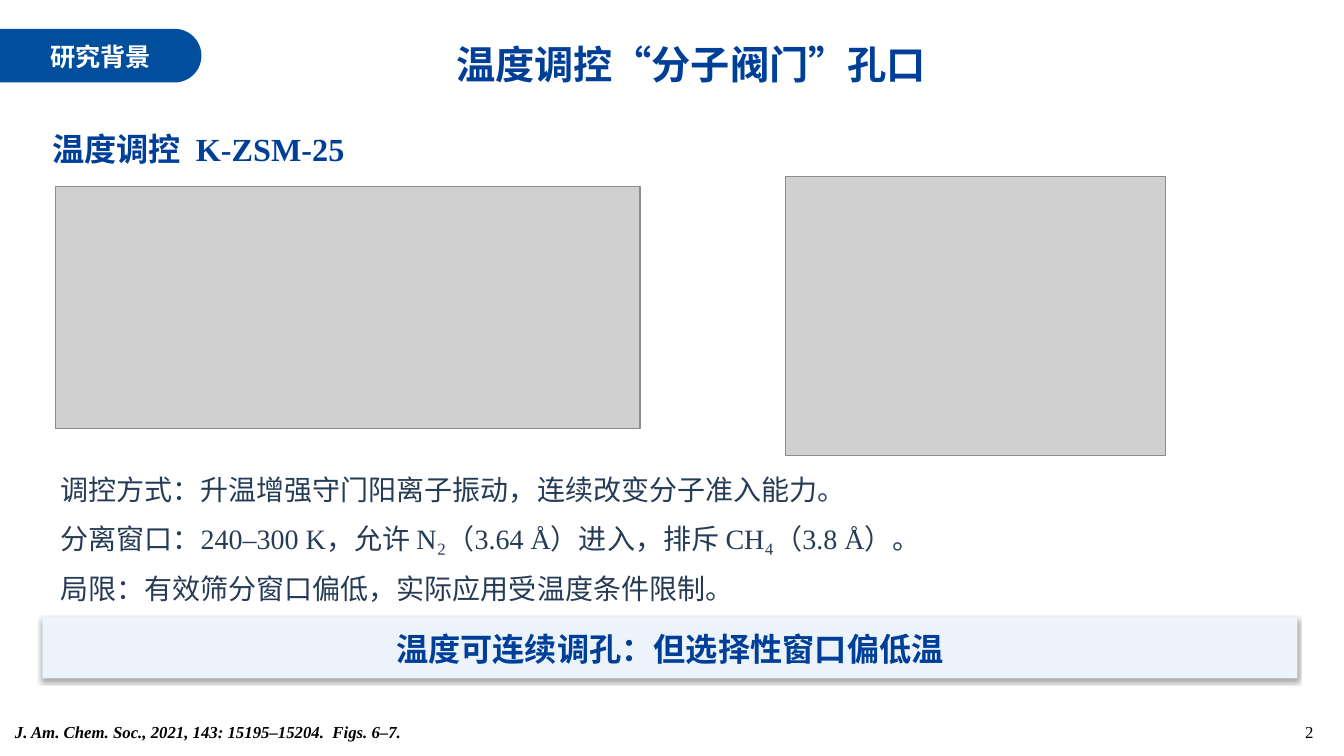
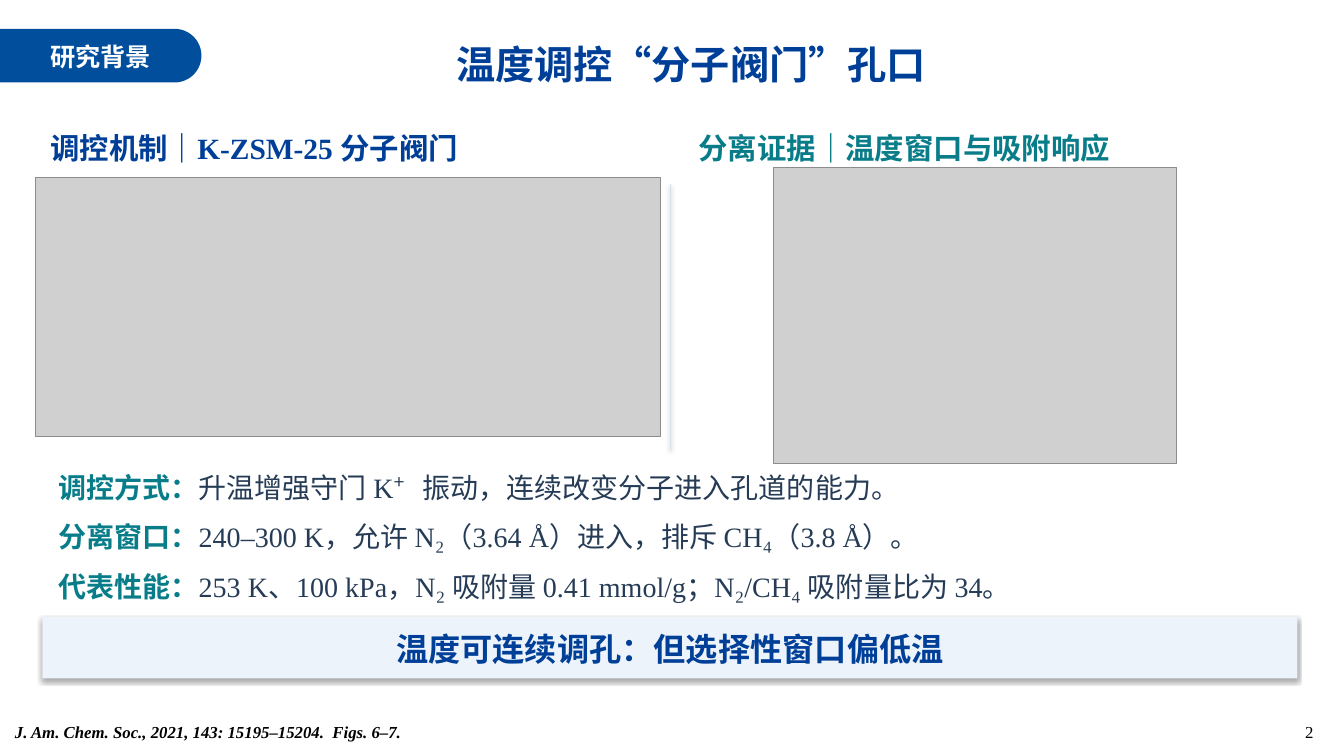
Before and after one commit to azjie129/code, a slide deck: slide 2 of presentations/Zeolite_pore_size_regulation_5slides_blue_template.pptx. Drawn at 1344x756 pixels with LibreOffice and Linux fonts; fonts in the diff are those of the drawing; grey boxes stand for pictures; background and template pictures are left out. Boxes give left, top, right and bottom in pixels: in the first picture for what was removed or moved away, otherwise in the second. Text is boxed around its words. In the diff, an @@ line names an element or a change of style, - is before the commit and + after.

Commit message:
Refine first four slides with larger figures, evidence labels and concise performance results

```diff
--- a/presentations/Zeolite_pore_size_regulation_5slides_blue_template.pptx
+++ b/presentations/Zeolite_pore_size_regulation_5slides_blue_template.pptx
@@ text at [50, 133, 458, 163]: text changed; size 23 to 21 pt @@
-温度调控 K-ZSM-25
+调控机制｜K-ZSM-25 分子阀门
@@ text added at [698, 133, 1110, 163], 21 pt, text #087D89, bold @@
+分离证据｜温度窗口与吸附响应
@@ picture: place and size @@
-picture at [55, 187, 640, 429]
+picture at [35, 178, 660, 438]
@@ picture: place and size @@
-picture at [785, 176, 1166, 456]
+picture at [774, 167, 1177, 464]
@@ line added from (670, 185) to (670, 450), #D7E2ED 0.65 pt @@
@@ text at [58, 474, 899, 501]: text changed @@
-调控方式：升温增强守门阳离子振动，连续改变分子准入能力。
+调控方式：升温增强守门 K⁺ 振动，连续改变分子进入孔道的能力。
@@ text "分离窗口：240–300 K，允许 N₂（3.64 Å）进入，排斥 CH₄（3.8 ..." at [58, 523, 919, 553]: text colour #263C56 to #087D89, bold on in "分离窗口：240–300"; indent changed @@
@@ text at [58, 573, 1011, 602]: text changed @@
-局限：有效筛分窗口偏低，实际应用受温度条件限制。
+代表性能：253 K、100 kPa，N₂ 吸附量 0.41 mmol/g；N₂/CH₄ 吸附量比为 34。
```
Also in this commit, not shown: 3 other slides changed, 1 other file.
